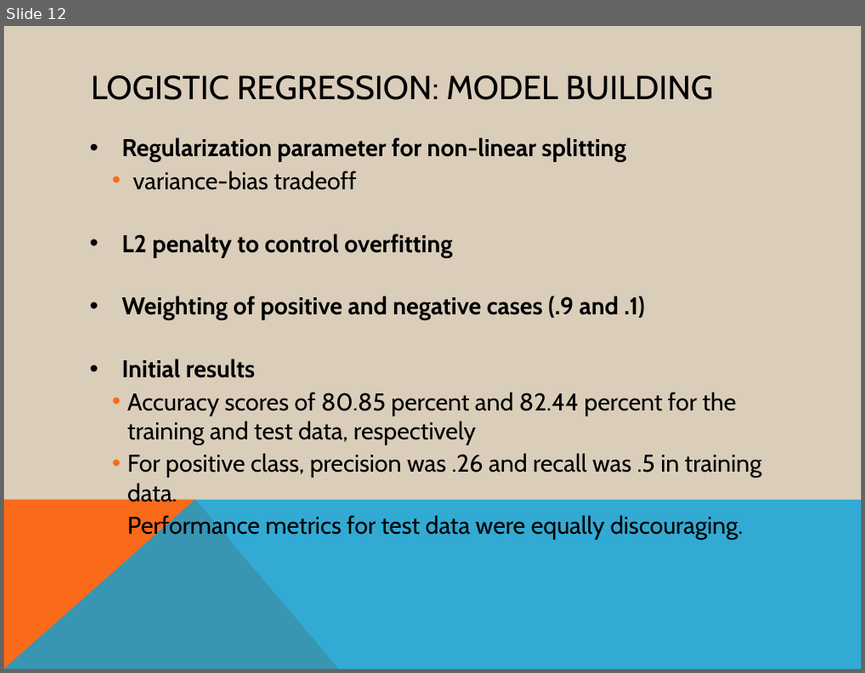
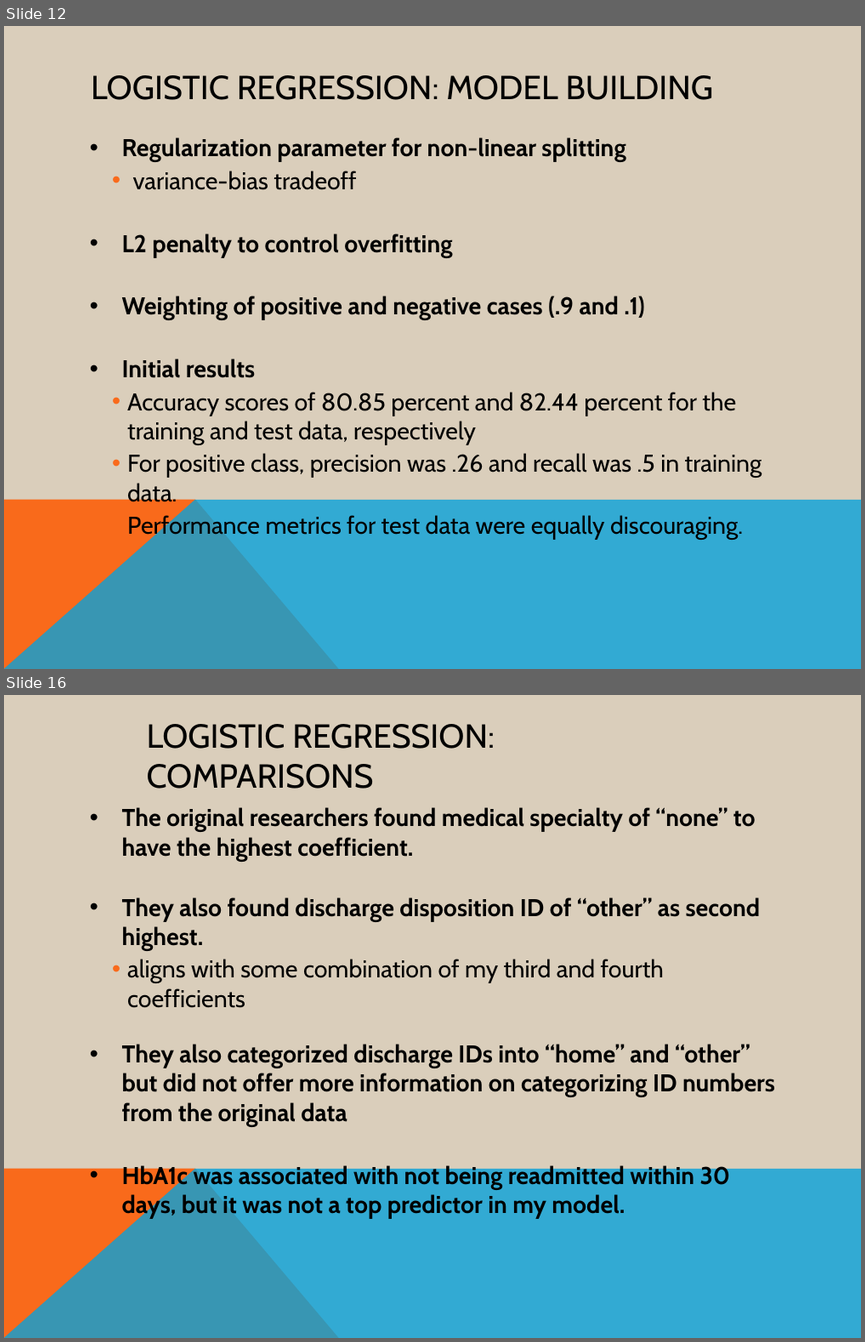
Before and after one commit to AOlden/sb-projects, a slide deck: diabetes_readmission/CP1_deck.pptx. Shown one above the other, each under a label of ours: slide 12 before the commit, slides 12 and 16 after it; the slides between them are not shown. The pictures are 865x673 and 865x1342 pixels, drawn with LibreOffice and Linux fonts; fonts in the diff are those of the drawing. Boxes give left, top, right and bottom in pixels: in the first picture for what was removed or moved away, otherwise in the second. Text is boxed around its words. In the diff, an @@ line names an element or a change of style, - is before the commit and + after.

```diff
--- a/diabetes_readmission/CP1_deck.pptx
+++ b/diabetes_readmission/CP1_deck.pptx
@@ slide 16 added at (x1=4, y1=695, x2=861, y2=1338), background #DACEBB; not listed: 2 template elements that a slide beside it also shows @@
@@ title added at (x1=147, y1=724, x2=494, y2=789), 28 pt, text #000000 @@
+LOGISTIC REGRESSION: COMPARISONS
@@ text added at (x1=122, y1=807, x2=775, y2=1219), 20.4 pt, text #000000, bold @@
+• The original researchers found medical specialty of “none” to have the highest coefficient.
+• They also found discharge disposition ID of “other” as second highest.
+    • aligns with some combination of my third and fourth coefficients
+• They also categorized discharge IDs into “home” and “other” but did not offer more information on categorizing ID numbers from the original data
+• HbA1c was associated with not being readmitted within 30 days, but it was not a top predictor in my model.
```
Also in this commit, not shown: 12 other slides added, 2 slides removed.
